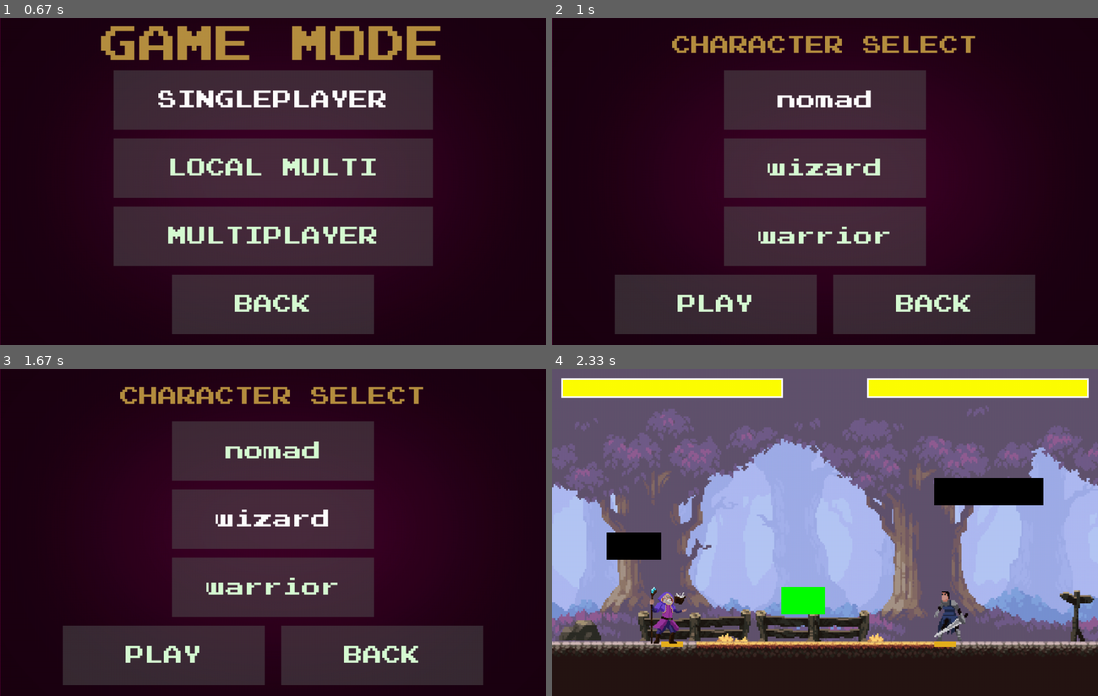
Above: before the commit, frames 1-4 (two rows, left to right).
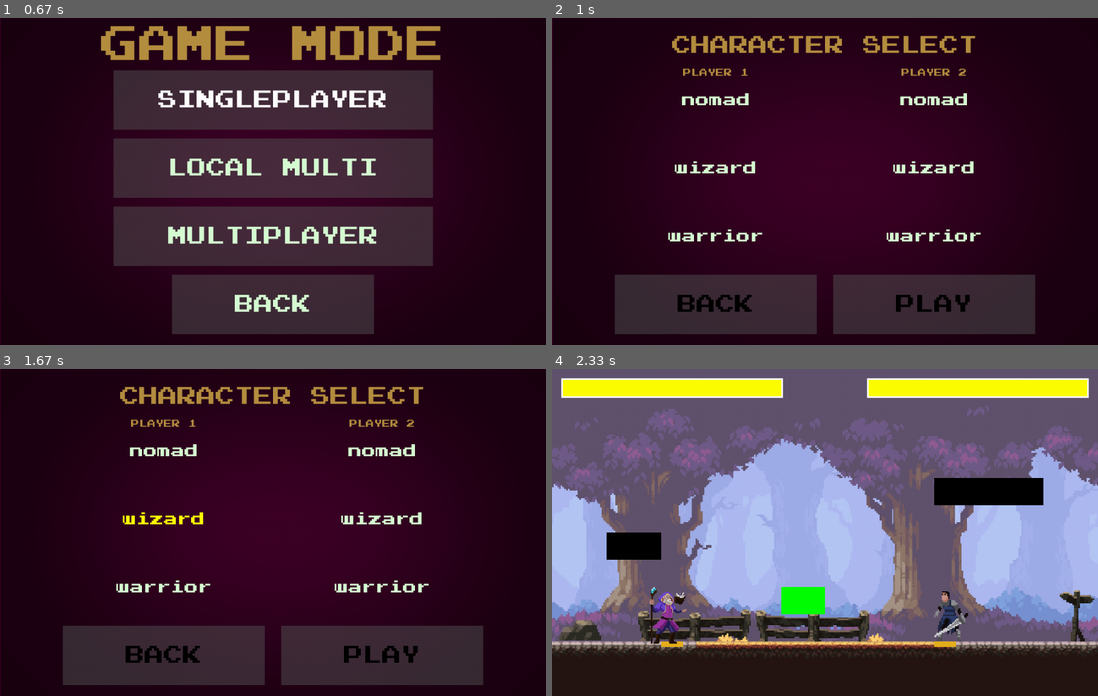
Above: after the commit, the same moments.

Repository: michaelc445/street-fighter-pygame
Game: pygame game, started from game/main.py
Same seed, same stepped clock (60 frames per second), same inputs: the game is played once before the commit and once after it.
Inputs:
- Up to frame 1 (0.67 s): click "PLAY" at 0.38 s
- Up to frame 2 (1 s): click "SINGLEPLAYER" at 0.72 s
- Up to frame 3 (1.67 s): click "CHARACTER SELECT" at 1.05 s; click "wizard" at 1.38 s
- Up to frame 4 (2.33 s): click "PLAY" at 1.72 s; tap T at 2 s

Frame 1 is identical in both runs. In frame 2, 22% of the frame differs, in the area x 21-79%, y 15-90%; in frame 3, 22%; in frame 4, nothing differs.

Commit message:
colour coded character select buttons

Diff:
--- a/game/button.py
+++ b/game/button.py
@@ -25,5 +25,6 @@
 	def changeColor(self, position):
 		if position[0] in range(self.rect.left, self.rect.right) and position[1] in range(self.rect.top, self.rect.bottom):
 			self.text = self.font.render(self.text_input, True, self.hovering_color)
+
 		else:
 			self.text = self.font.render(self.text_input, True, self.base_color)
--- a/game/main.py
+++ b/game/main.py
@@ -557,6 +557,14 @@
 
 #character select menu
 def menu_char():
+    p1_color_wizard= "#d7fcd4"
+    p1_color_warrior= "#d7fcd4"
+    p1_color_nomad= "#d7fcd4"
+
+    p2_color_wizard= "#d7fcd4"
+    p2_color_warrior= "#d7fcd4"
+    p2_color_nomad= "#d7fcd4"
+
     while True:
         menu_scaled = pygame.transform.scale(menu_bg, (SCREEN_WIDTH, SCREEN_HEIGHT))
         screen.blit(menu_scaled, (0, 0))
@@ -565,19 +573,38 @@
         text = font(35).render("CHARACTER SELECT", True, "#b68f40")
         rect = text.get_rect(center=(500, 50))
         screen.blit(text, rect)
-        play = Button(image=pygame.image.load("assets/menu/medium.png"), pos=(300, 525),
-                        text_input="PLAY", font=font(35), base_color="#d7fcd4", hovering_color="White")
-        wizard = Button(image=pygame.image.load("assets/menu/medium.png"), pos=(500, 275),
-                        text_input="wizard", font=font(35), base_color="#d7fcd4", hovering_color="White")
-        warrior = Button(image=pygame.image.load("assets/menu/medium.png"), pos=(500, 400),
-                        text_input="warrior", font=font(35), base_color="#d7fcd4", hovering_color="White")
-        nomad = Button(image=pygame.image.load("assets/menu/medium.png"), pos=(500, 150),
-                        text_input="nomad", font=font(35), base_color="#d7fcd4", hovering_color="White")
-
-        back = Button(image=pygame.image.load("assets/menu/medium.png"), pos=(700, 525),
-                      text_input="BACK", font=font(35), base_color="#d7fcd4", hovering_color="White")
-
-        for button in [back, play, wizard, warrior, nomad]:
+
+        #player 1
+        text = font(15).render("PLAYER 1", True, "#b68f40")
+        rect = text.get_rect(center=(300, 100))
+        screen.blit(text, rect)
+
+        #player 2
+        text = font(15).render("PLAYER 2", True, "#b68f40")
+        rect = text.get_rect(center=(700, 100))
+        screen.blit(text, rect)
+
+        play = Button(image=pygame.image.load("assets/menu/medium.png"), pos=(700, 525),
+                        text_input="PLAY", font=font(35), base_color="Black", hovering_color="Yellow")
+        #character select buttons for player 1
+        p1_wizard = Button(image=None, pos=(300, 275),
+                        text_input="wizard", font=font(25), base_color=p1_color_wizard, hovering_color="Yellow")
+        p1_warrior = Button(image=None, pos=(300, 400),
+                        text_input="warrior", font=font(25), base_color=p1_color_warrior, hovering_color="Yellow")
+        p1_nomad = Button(image=None, pos=(300, 150),
+                        text_input="nomad", font=font(25), base_color=p1_color_nomad, hovering_color="Yellow")
+        #character select buttons for player 2
+        p2_wizard = Button(image=None, pos=(700, 275),
+                        text_input="wizard", font=font(25), base_color=p2_color_wizard, hovering_color="Blue")
+        p2_warrior = Button(image=None, pos=(700, 400),
+                        text_input="warrior", font=font(25), base_color=p2_color_warrior, hovering_color="Blue")
+        p2_nomad = Button(image=None, pos=(700, 150),
+                        text_input="nomad", font=font(25), base_color=p2_color_nomad, hovering_color="Blue")
+
+        back = Button(image=pygame.image.load("assets/menu/medium.png"), pos=(300, 525),
+                      text_input="BACK", font=font(35), base_color="Black", hovering_color="Yellow")
+
+        for button in [back, play, p1_wizard, p1_warrior, p1_nomad, p2_wizard, p2_warrior, p2_nomad]:
             button.changeColor(mouse)
             button.update(screen)
 
@@ -597,12 +624,37 @@
                 if back.checkForInput(mouse):
                     pygame.display.set_caption("Main Menu")
                     main_menu()
-                if wizard.checkForInput(mouse):
+                if p1_wizard.checkForInput(mouse):
+                    p1_color_wizard = "Yellow"
+                    p1_color_warrior = "#d7fcd4"
+                    p1_color_nomad = "#d7fcd4"
                     fighter_1.change("wizard")
-                if warrior.checkForInput(mouse):
+                if p1_warrior.checkForInput(mouse):
                     fighter_1.change("warrior")
-                if nomad.checkForInput(mouse):
+                    p1_color_warrior = "Yellow"
+                    p1_color_wizard = "#d7fcd4"
+                    p1_color_nomad = "#d7fcd4"
+                if p1_nomad.checkForInput(mouse):
                     fighter_1.change("nomad")
+                    p1_color_nomad = "Yellow"
+                    p1_color_wizard = "#d7fcd4"
+                    p1_color_warrior = "#d7fcd4"
+                if p2_wizard.checkForInput(mouse):
+                    fighter_2.change("wizard")
+                    p2_color_wizard = "Blue"
+                    p2_color_warrior = "#d7fcd4"
+                    p2_color_nomad = "#d7fcd4"
+                if p2_warrior.checkForInput(mouse):
+                    fighter_2.change("warrior")
+                    p2_color_warrior = "Blue"
+                    p2_color_nomad = "#d7fcd4"
+                    p2_color_wizard = "#d7fcd4"
+                if p2_nomad.checkForInput(mouse):
+                    fighter_2.change("nomad")
+                    p2_color_nomad = "Blue"
+                    p2_color_wizard = "#d7fcd4"
+                    p2_color_warrior = "#d7fcd4"
+
 
         pygame.display.update()
 
